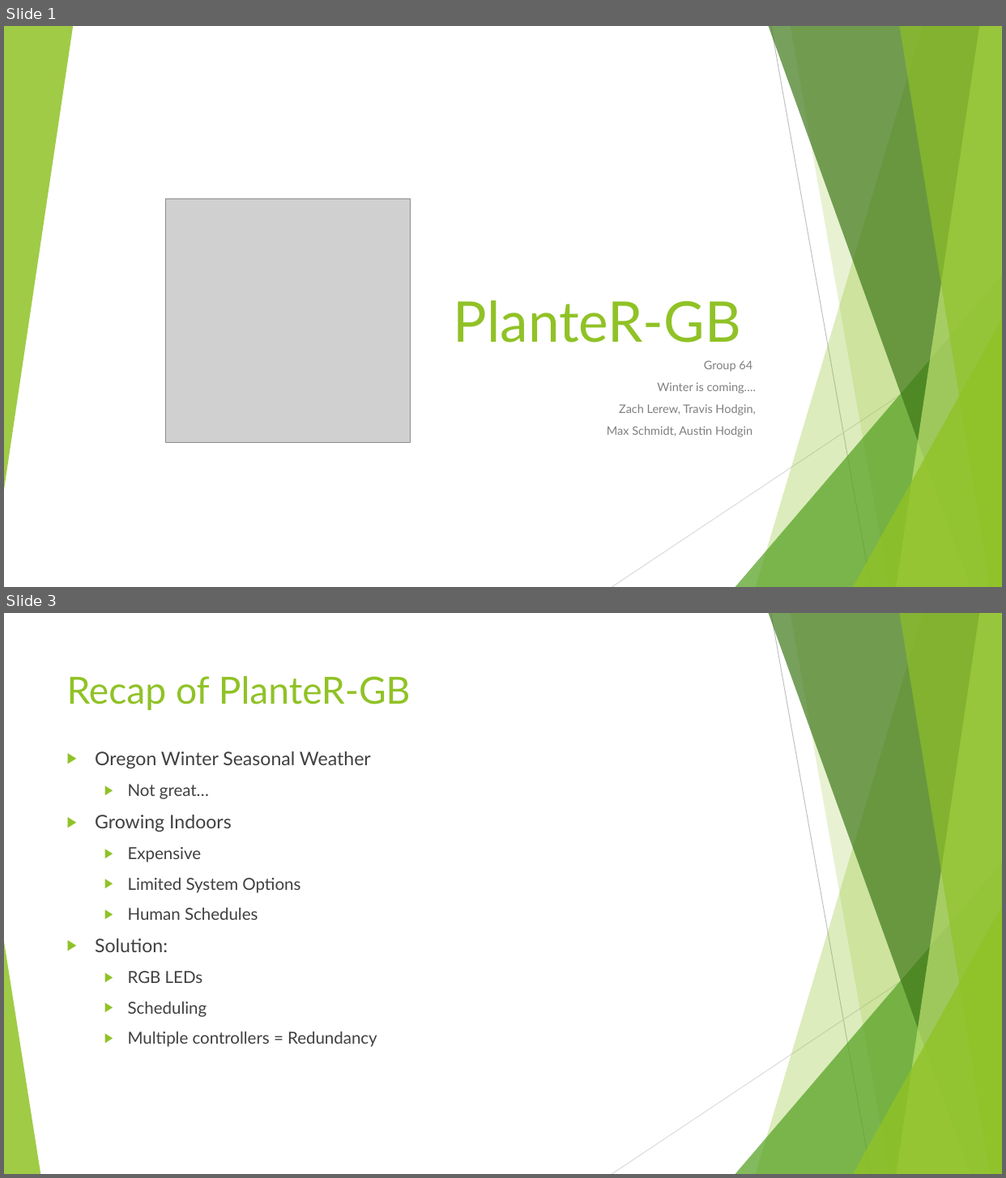
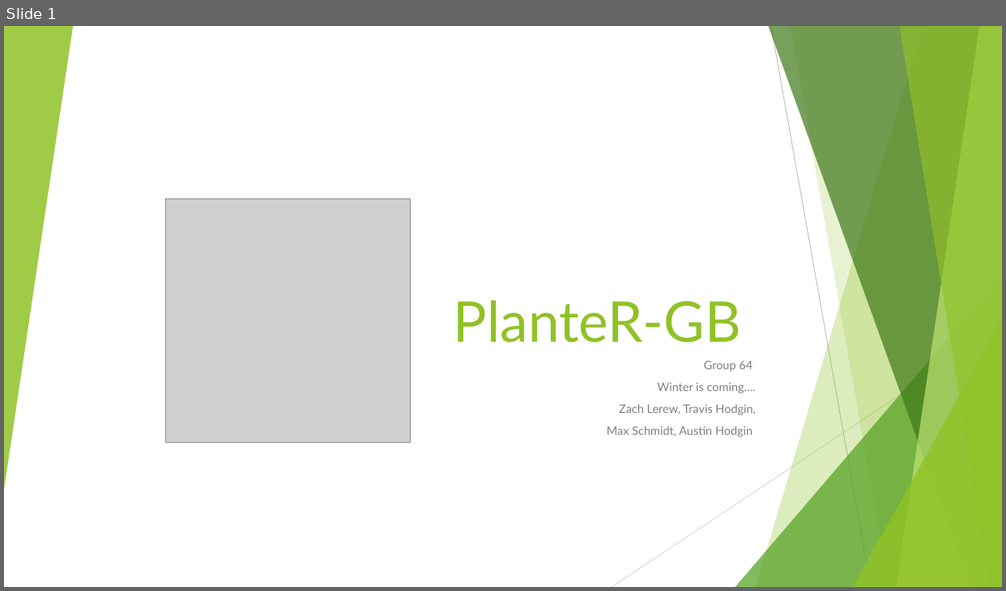
Before and after one commit to HodginAustin/Winter-Is-Coming, a slide deck: Documents/PresentationSpring/Spring Presentation.pptx. Shown one above the other, each under a label of ours: slides 1 and 3 before the commit, slide 1 after it; the slides between them are not shown. The pictures are 1006x1178 and 1006x591 pixels, drawn with LibreOffice and Linux fonts; fonts in the diff are those of the drawing; grey boxes stand for pictures. Boxes give left, top, right and bottom in pixels: in the first picture for what was removed or moved away, otherwise in the second. Text is boxed around its words. In the diff, an @@ line names an element or a change of style, - is before the commit and + after.

```diff
--- a/Documents/PresentationSpring/Spring Presentation.pptx
+++ b/Documents/PresentationSpring/Spring Presentation.pptx
@@ slide 3 removed at box(4, 613, 1002, 1174), background #FFFFFF; not listed: 9 template elements that a slide beside it also shows @@
@@ text removed at box(67, 676, 411, 710) @@
-Recap of PlanteR-GB
@@ text removed at box(95, 752, 377, 1047) @@
-▶ Oregon Winter Seasonal Weather
-  ▶ Not great…
-▶ Growing Indoors
-  ▶ Expensive
-  ▶ Limited System Options
-  ▶ Human Schedules
-▶ Solution:
-  ▶ RGB LEDs
-  ▶ Scheduling
-  ▶ Multiple controllers = Redundancy
@@ triangle removed at box(4, 942, 40, 1174) @@
```
Also in this commit, not shown: 2 slides added, 8 other slides removed.
